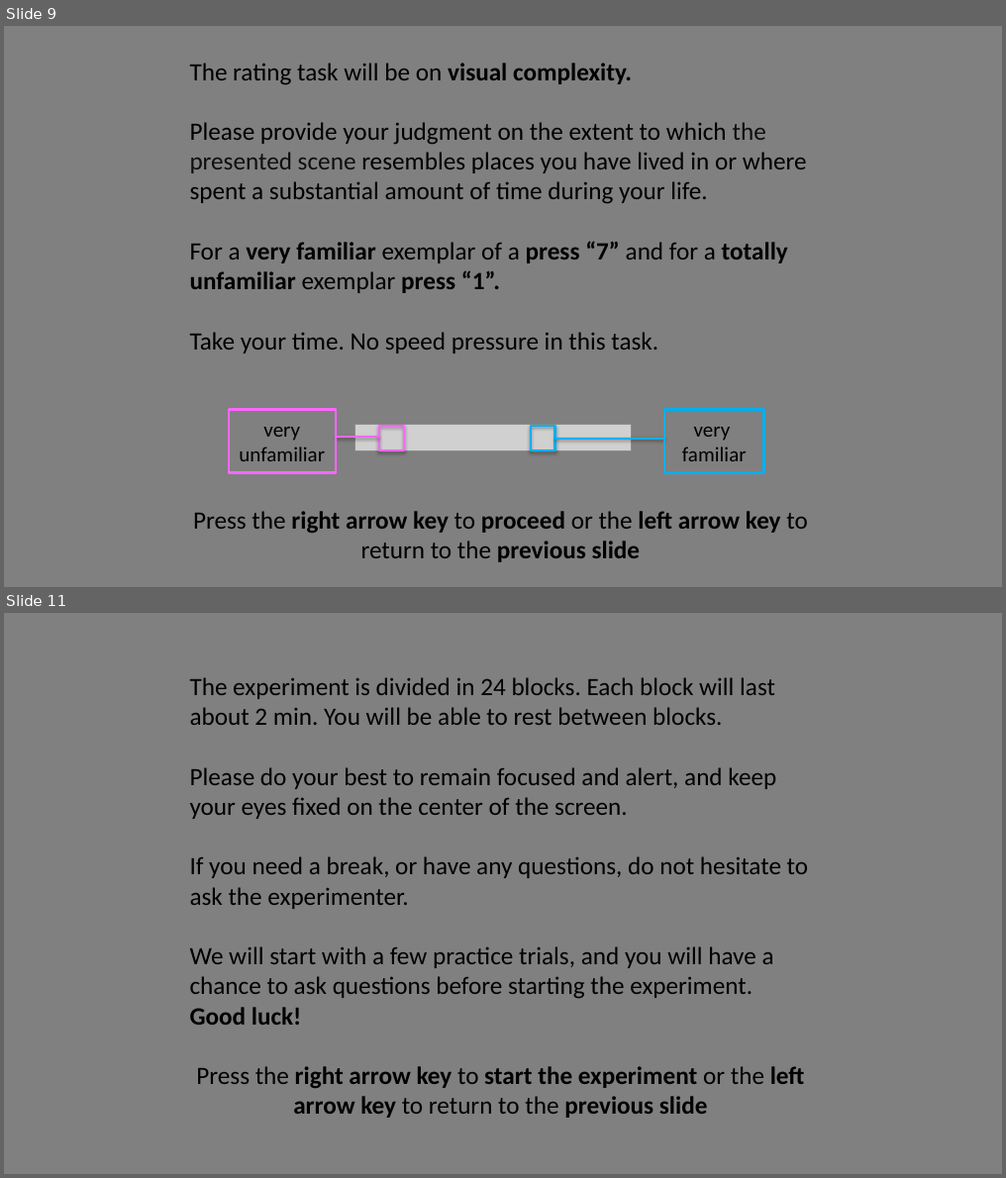
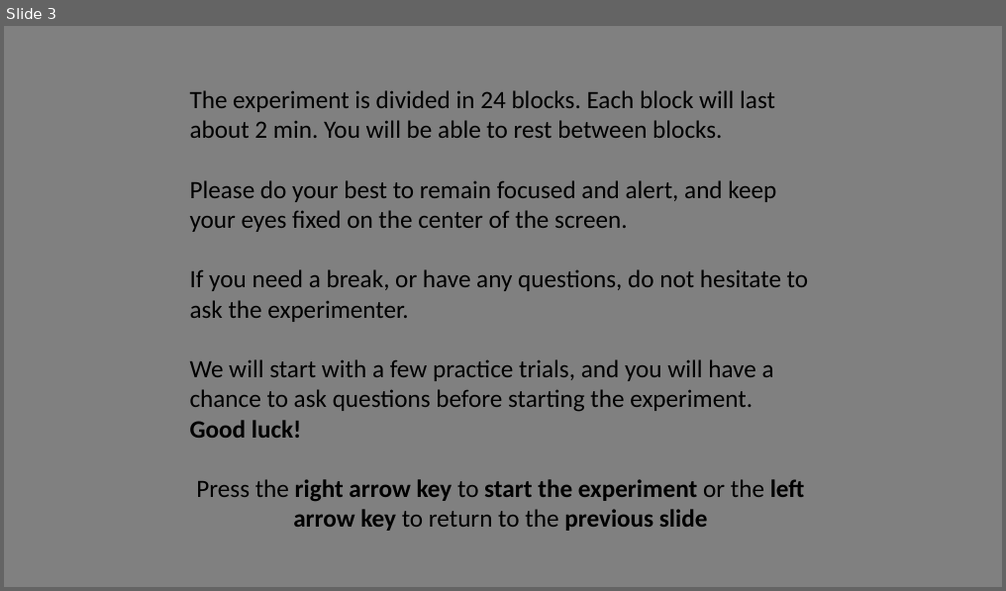
Before and after one commit to michaengeser/pep_wp4, a slide deck: instructions/Instructions.pptx. Shown one above the other, each under a label of ours: slides 9 and 11 before the commit, slide 3 after it; the slides between them are not shown. The pictures are 1006x1178 and 1006x591 pixels, drawn with LibreOffice and Linux fonts; fonts in the diff are those of the drawing; grey boxes stand for pictures. Boxes give left, top, right and bottom in pixels: in the first picture for what was removed or moved away, otherwise in the second. Text is boxed around its words. In the diff, an @@ line names an element or a change of style, - is before the commit and + after.

```diff
--- a/instructions/Instructions.pptx
+++ b/instructions/Instructions.pptx
@@ slide 9 removed at box(4, 26, 1002, 587), background #808080 @@
@@ text removed at box(190, 63, 807, 563) @@
-The rating task will be on visual complexity.
-Please provide your judgment on the extent to which the presented scene resembles places you have lived in or where spent a substantial amount of time during your life.
-For a very familiar exemplar of a press “7” and for a totally unfamiliar exemplar press “1”.
-Take your time. No speed pressure in this task.
-Press the right arrow key to proceed or the left arrow key to return to the previous slide
@@ rectangle removed at box(229, 410, 336, 472) @@
-very
-unfamiliar
@@ rectangle removed at box(664, 410, 764, 472) @@
-very
-familiar
@@ line removed from (336, 437) to (380, 437) @@
@@ picture removed at box(355, 425, 632, 452) @@
@@ rectangle removed at box(380, 427, 405, 452) @@
@@ rectangle removed at box(531, 427, 555, 452) @@
@@ line removed from (555, 439) to (664, 439) @@
@@ what was slide 11 is now slide 3 @@
```
Also in this commit, not shown: 10 slides changed, 26 other files.
